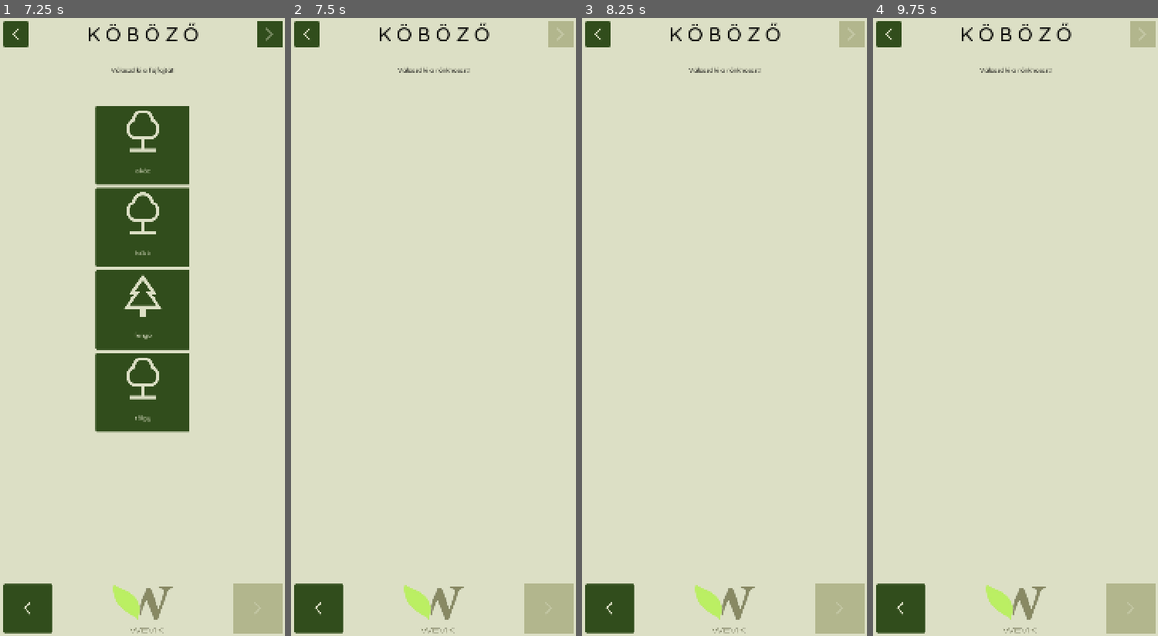
Above: before the commit, frames 1-4 (left to right).
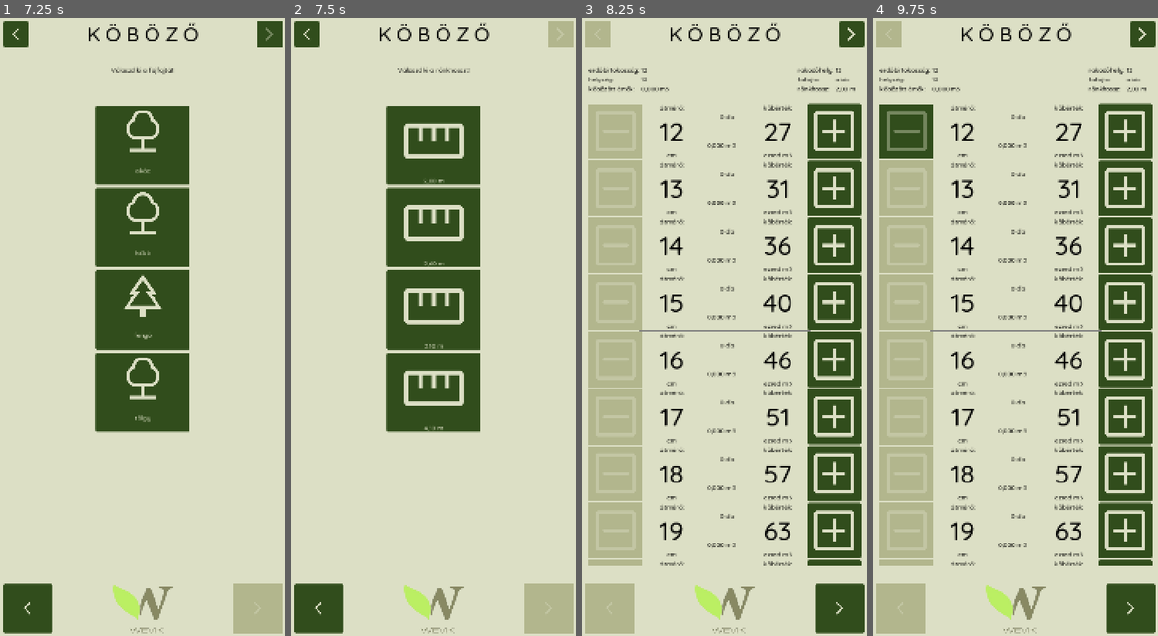
Above: after the commit, the same moments.

Repository: rolika/kob_g
Game: Godot game, scene res://main.tscn
The game is run twice, just before and just after one commit, with the same random seed, the same clock (stepped at 60 frames per second) and the same inputs.
Inputs (mouse positions are in pixels of both pictures, inside the frame that each line leads up to):
- Up to frame 1 (7.25 s): click (267, 36) at 0.52 s; click (159, 160) at 1.27 s; type "12" at 1.35 s; click (159, 215) at 1.5 s; type "12" at 1.58 s; click (159, 271) at 1.73 s; type "12" at 1.82 s; click (159, 327) at 2.02 s; type "12" at 2.1 s; click "század" at 2.75 s; click "ezred" at 3.5 s; click "század" at 4.25 s; click "ezred" at 5 s; click (142, 605) at 5.75 s; click (267, 36) at 6.52 s
- Up to frame 2 (7.5 s): click "akác" at 7.25 s
- Up to frame 3 (8.25 s): click (724, 147) at 8 s, where only the run after the commit has a clickable "2,00 m"
- Up to frame 4 (9.75 s): click (1123, 129) at 8.77 s; click (907, 129) at 9.52 s

Frame 1 is identical in both runs. In frame 2, 15% of the frame differs, in the area x 33-67%, y 14-68%; in frame 3, 33%, in the area x 1-100%, y 0-100%; in frame 4, 33%.
Error before the commit: Invalid call. Nonexistent function 'get_length_fmt' in base 'Node (Pile)'. (res://scripts/length_options.gd:9)

Commit message:
call new method name

Diff:
--- a/scripts/length_options.gd
+++ b/scripts/length_options.gd
@@ -6,7 +6,7 @@
 func _ready() -> void:
     for woodlength in File_IO.get_woodlengths():
         var button = Button.new()
-        button.text = CurrentPile.get_length_fmt(woodlength)
+        button.text = CurrentPile.get_length_formatted(woodlength)
         button.icon = ICON
         button.vertical_icon_alignment = VERTICAL_ALIGNMENT_TOP
         button.icon_alignment = HORIZONTAL_ALIGNMENT_CENTER
